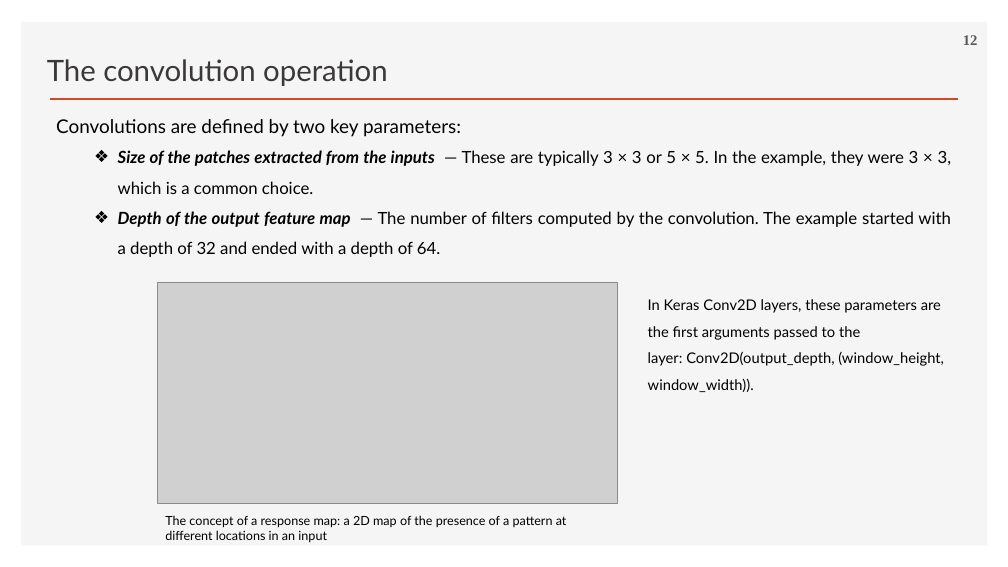
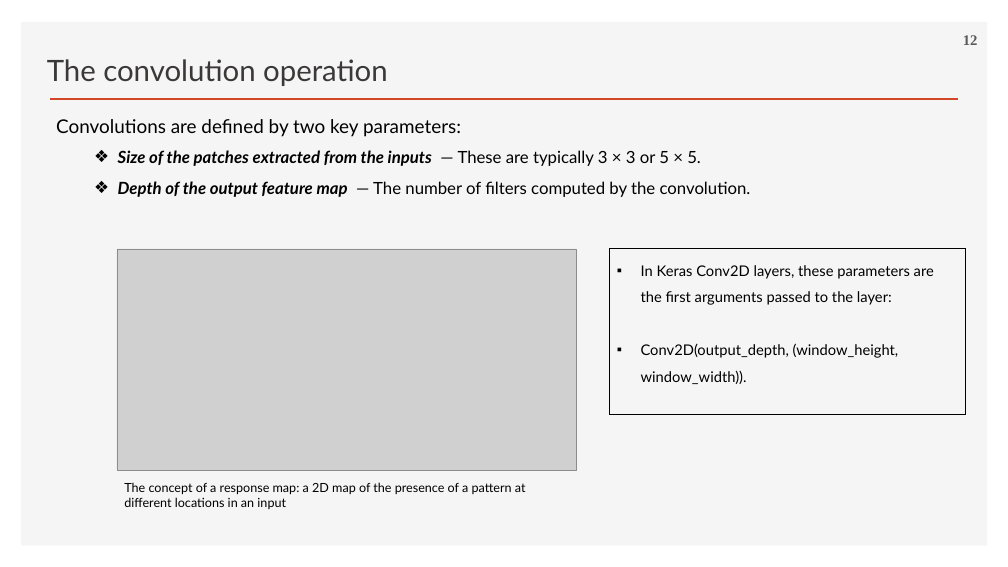
Before and after one commit to ancestor9/2026_Fall_Deep-Learning-with-Python, a slide deck: slide 12 of Chapter 08 Image Classification.pptx. Drawn at 1008x567 pixels with LibreOffice and Linux fonts; fonts in the diff are those of the drawing; grey boxes stand for pictures; background and template pictures are left out. Boxes give left, top, right and bottom in pixels: in the first picture for what was removed or moved away, otherwise in the second. Text is boxed around its words. In the diff, an @@ line names an element or a change of style, - is before the commit and + after.

```diff
--- a/Chapter 08 Image Classification.pptx
+++ b/Chapter 08 Image Classification.pptx
@@ text at box(118, 150, 751, 197): text changed @@
-  ❖ Size of the patches extracted from the inputs — These are typically 3 × 3 or 5 × 5. In the example, they were 3 × 3, which is a common choice.
-  ❖ Depth of the output feature map — The number of filters computed by the convolution. The example started with a depth of 32 and ended with a depth of 64.
+  ❖ Size of the patches extracted from the inputs — These are typically 3 × 3 or 5 × 5.
+  ❖ Depth of the output feature map — The number of filters computed by the convolution.
@@ picture: place and size @@
-picture at box(158, 282, 618, 504)
+picture at box(117, 249, 577, 470)
@@ rectangle "In Keras Conv2D layers, these ...": place and size @@
-rectangle "In Keras Conv2D layers, these ..." at box(648, 299, 944, 392)
+rectangle "In Keras Conv2D layers, these ..." at box(609, 249, 966, 414)
@@ rectangle "In Keras Conv2D layers, these ..." at box(609, 249, 966, 414): outline none to #000000 0.75 pt @@
@@ text in rectangle at box(641, 265, 934, 384): text changed @@
-In Keras Conv2D layers, these parameters are the first arguments passed to the layer: Conv2D(output_depth, (window_height, window_width)).
+▪ In Keras Conv2D layers, these parameters are the first arguments passed to the layer:
+▪ Conv2D(output_depth, (window_height, window_width)).
@@ text "The concept of a response ...": place and size @@
-text "The concept of a response ..." at box(165, 515, 567, 542)
+text "The concept of a response ..." at box(124, 482, 526, 509)
```
Also in this commit, not shown: 17 other slides changed, 3 slides added.
